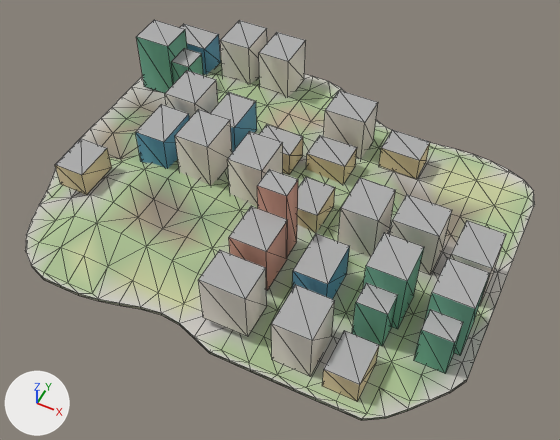
The glTF model godot_project/remake/sky/islands/SKY-048.lod1.glb: old version first, new version second.
Before and after are seen from a camera (50 mm lens) standing at (110.0, -215.0, 255.0) and looking at (5.0, -5.0, -8.0). Lighting does not change. The marker at lower left points along +X, +Y and +Z. The older version comes first. Mesh edges are drawn as thin lines.

The first picture shows 'buildings', 'deck', 'rock'.
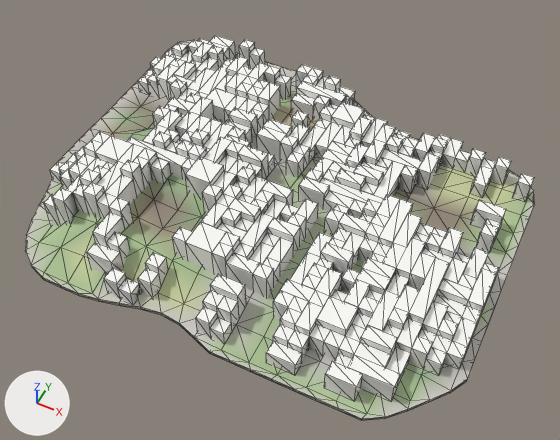
Diff of the bpy script that builds the scene:
```diff
--- a/godot_project/remake/sky/islands/SKY-048.lod1.glb.py
+++ b/godot_project/remake/sky/islands/SKY-048.lod1.glb.py
@@ me_warren_hull @@
+me_warren_hull.from_pydata(...)  # 1495 vertices, 3130 faces; spans x -96.0..102.0, y -78.0..84.0, z 0.0..26.0
+me_warren_hull.materials.append(mat_sky_lod_bldg)
@@ ob_buildings @@
-ob_buildings = bpy.data.objects.new('buildings', me_buildings)
-ob_buildings.location = (0.0, 0.0, 0.0)
@@ ob_warren_hull @@
+ob_warren_hull = bpy.data.objects.new('warren_hull', me_warren_hull)
+ob_warren_hull.location = (0.0, 0.0, 0.0)
```

What differs and where, as boxes (x1, y1, x2, y2) in the pictures (560 x 440 px):
'warren_hull', added
    after: (44, 35, 534, 401)
'buildings', deleted
    before: (55, 20, 506, 401)
